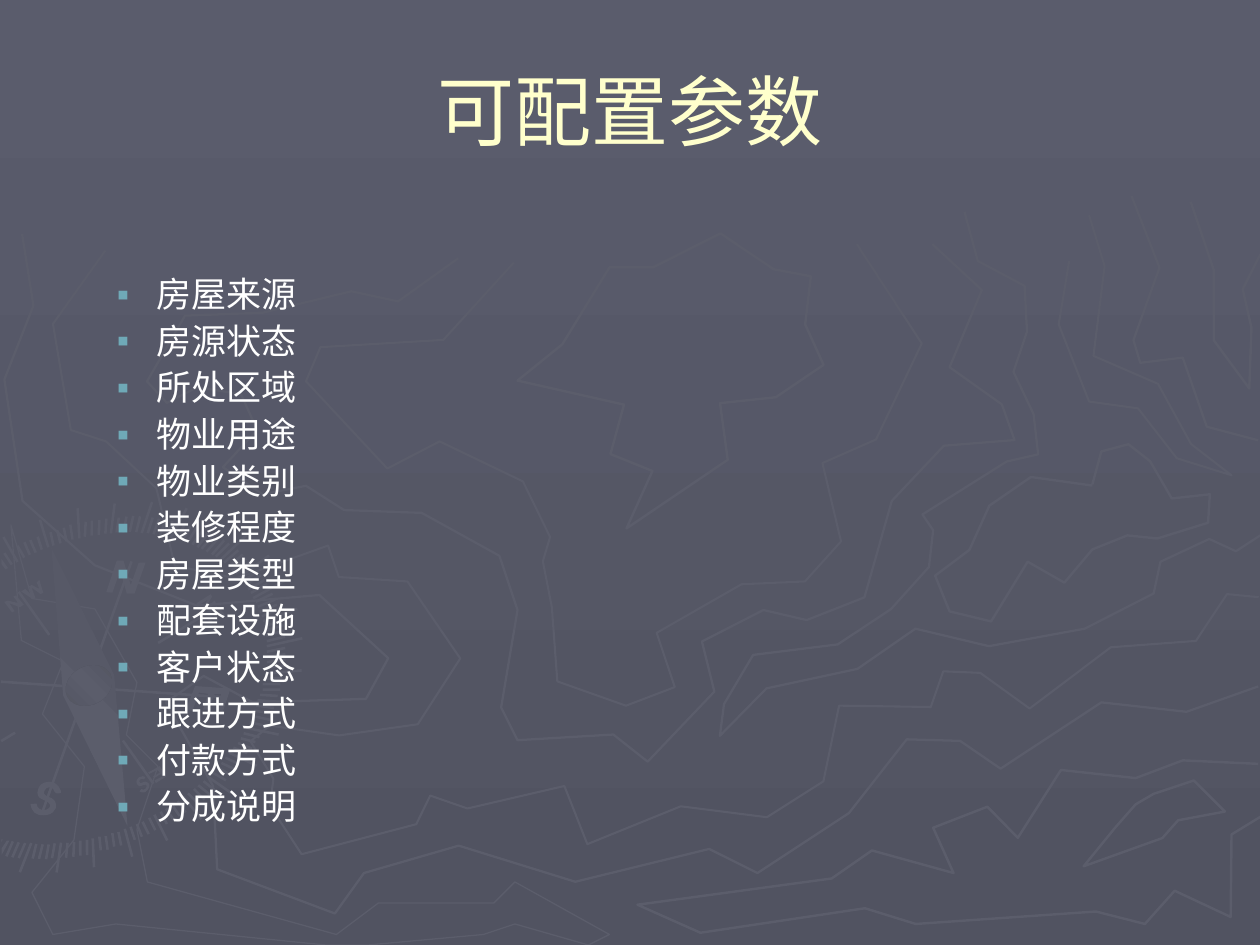
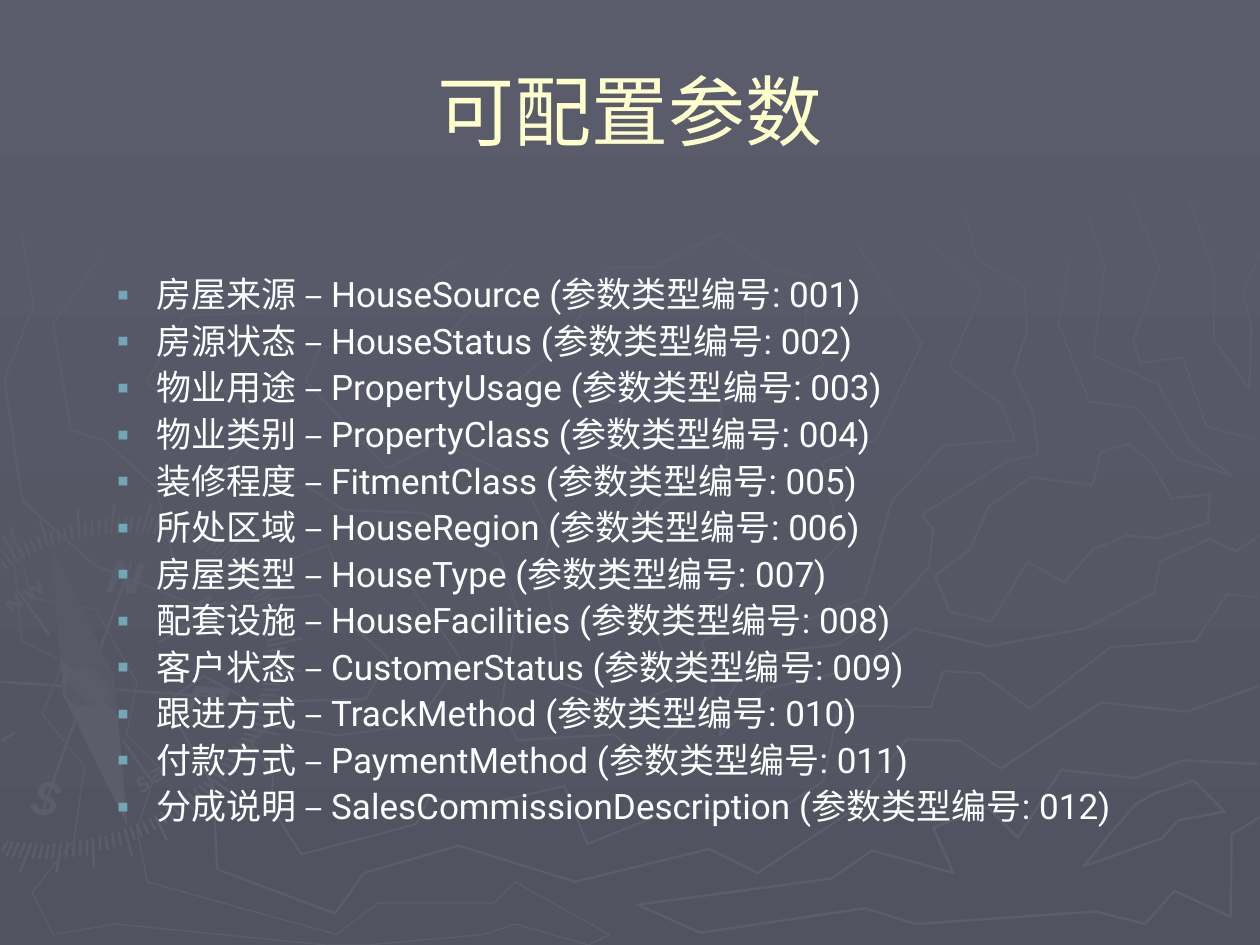
Before and after one commit to honj51/ideacode, a slide deck: slide 11 of doc/房产中介管理/房产中介软件设计.ppt. Drawn at 1260x945 pixels with LibreOffice and Linux fonts; fonts in the diff are those of the drawing. Boxes give left, top, right and bottom in pixels: in the first picture for what was removed or moved away, otherwise in the second. Text is boxed around its words. In the diff, an @@ line names an element or a change of style, - is before the commit and + after.

```diff
--- a/doc/房产中介管理/房产中介软件设计.ppt
+++ b/doc/房产中介管理/房产中介软件设计.ppt
@@ text at [156, 277, 1110, 827]: text changed @@
-  ▪ 房屋来源
-  ▪ 房源状态
-  ▪ 所处区域
-  ▪ 物业用途
-  ▪ 物业类别
-  ▪ 装修程度
-  ▪ 房屋类型
-  ▪ 配套设施
-  ▪ 客户状态
-  ▪ 跟进方式
-  ▪ 付款方式
-  ▪ 分成说明
+  ▪ 房屋来源 – HouseSource (参数类型编号: 001)
+  ▪ 房源状态 – HouseStatus (参数类型编号: 002)
+  ▪ 物业用途 – PropertyUsage (参数类型编号: 003)
+  ▪ 物业类别 – PropertyClass (参数类型编号: 004)
+  ▪ 装修程度 – FitmentClass (参数类型编号: 005)
+  ▪ 所处区域 – HouseRegion (参数类型编号: 006)
+  ▪ 房屋类型 – HouseType (参数类型编号: 007)
+  ▪ 配套设施 – HouseFacilities (参数类型编号: 008)
+  ▪ 客户状态 – CustomerStatus (参数类型编号: 009)
+  ▪ 跟进方式 – TrackMethod (参数类型编号: 010)
+  ▪ 付款方式 – PaymentMethod (参数类型编号: 011)
+  ▪ 分成说明 – SalesCommissionDescription (参数类型编号: 012)
```
Also in this commit, not shown: 4 other files.
